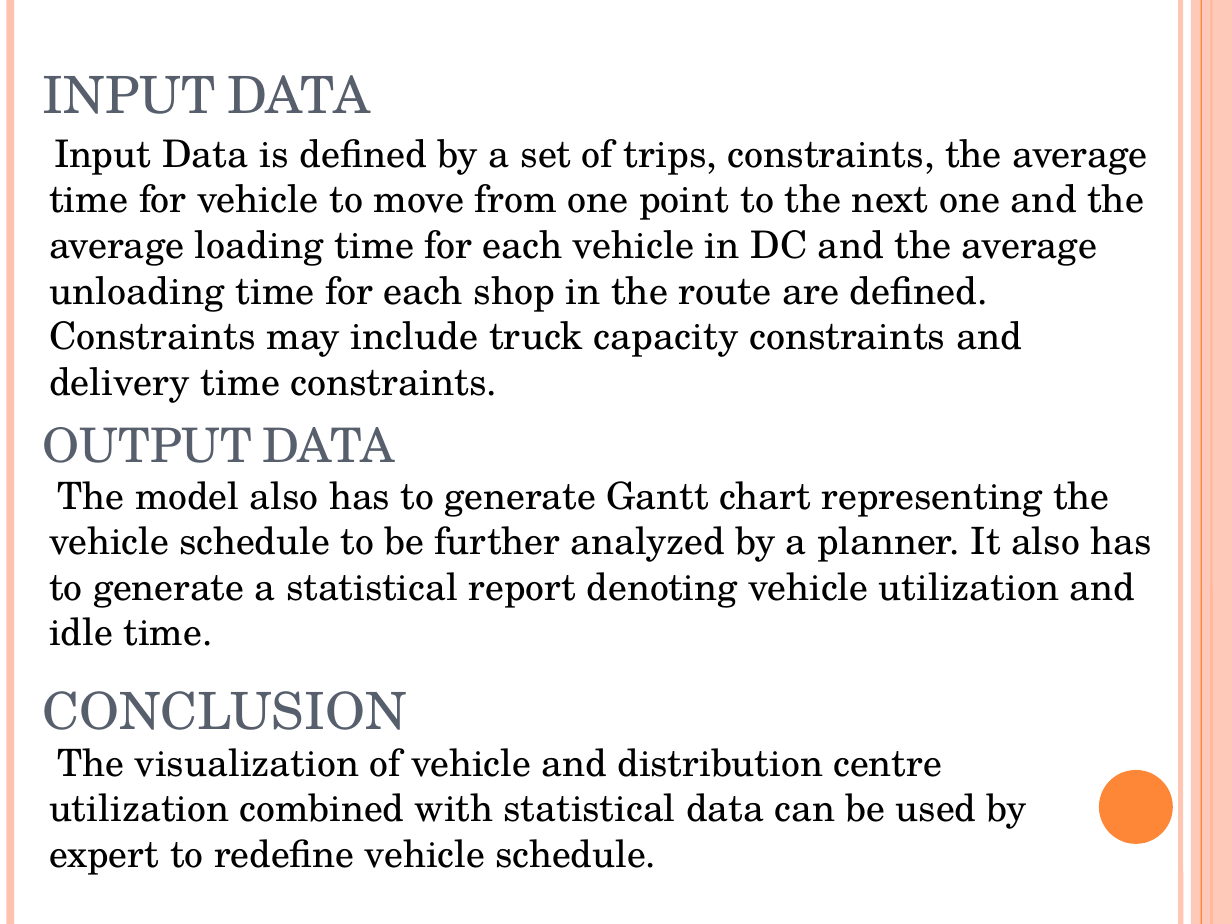
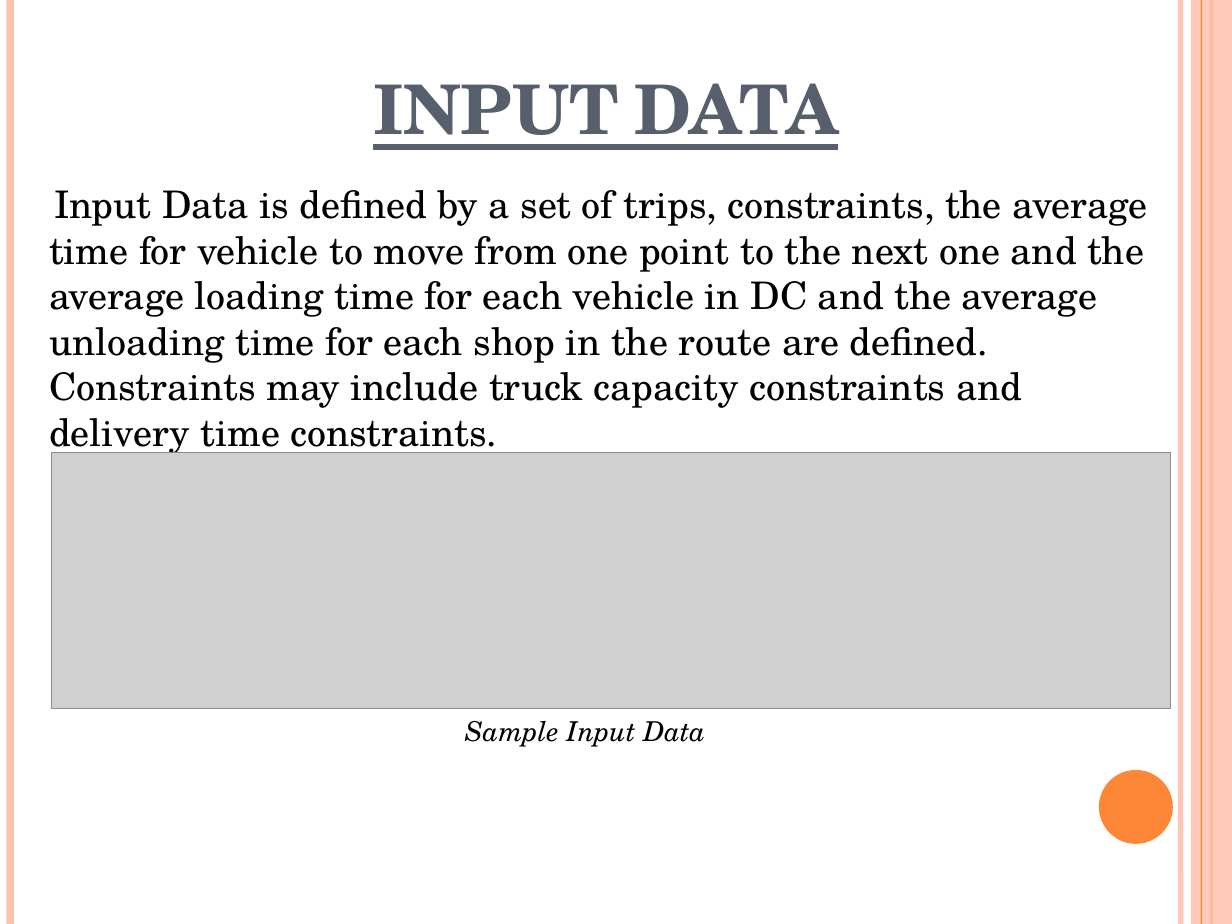
Before and after one commit to MuskanGupta1503/Modelling-and-Simulation, a slide deck: slide 3 of Presentation/2K19-SE-077-MnS.pptx. Drawn at 1232x924 pixels with LibreOffice and Linux fonts; fonts in the diff are those of the drawing; grey boxes stand for pictures. Boxes give left, top, right and bottom in pixels: in the first picture for what was removed or moved away, otherwise in the second. Text is boxed around its words. In the diff, an @@ line names an element or a change of style, - is before the commit and + after.

Commit message:
ppt changes

```diff
--- a/Presentation/2K19-SE-077-MnS.pptx
+++ b/Presentation/2K19-SE-077-MnS.pptx
@@ title "INPUT DATA": place and size @@
-title "INPUT DATA" at (43,75,370,114)
+title "INPUT DATA" at (373,83,838,150)
@@ title "INPUT DATA" at (373,83,838,150): size 30 to 40 pt, bold on, underline on; alignment left to centre @@
@@ text "Input Data is defined by ..." rewrapped from (49,139,1147,403) to (49,190,1147,408) @@
@@ text removed at (43,427,395,463) @@
-OUTPUT DATA
@@ picture added at (52,453,1170,708) @@
@@ text removed at (49,481,1151,646) @@
-The model also has to generate Gantt chart representing the vehicle schedule to be further analyzed by a planner. It also has to generate a statistical report denoting vehicle utilization and idle time.
@@ text removed at (43,691,407,730) @@
-CONCLUSION
@@ text removed at (49,748,1027,875) @@
-The visualization of vehicle and distribution centre utilization combined with statistical data can be used by expert to redefine vehicle schedule.
@@ text added at (465,721,705,747), 16 pt, text #000000, italic @@
+Sample Input Data
```
Also in this commit, not shown: 7 slides added, 3 slides removed, 3 other files.
